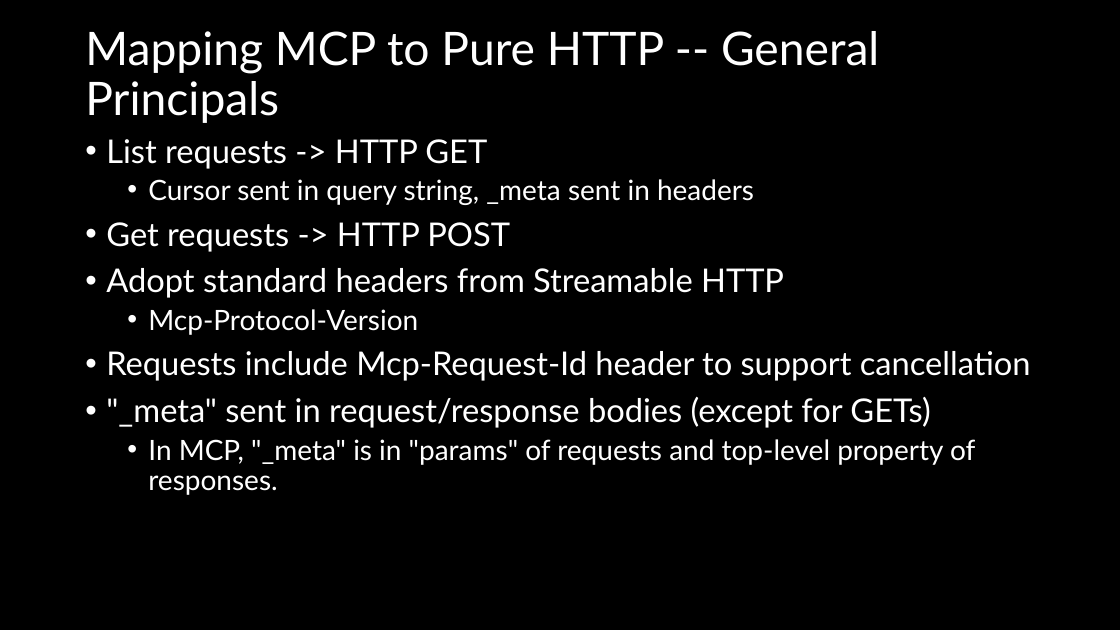
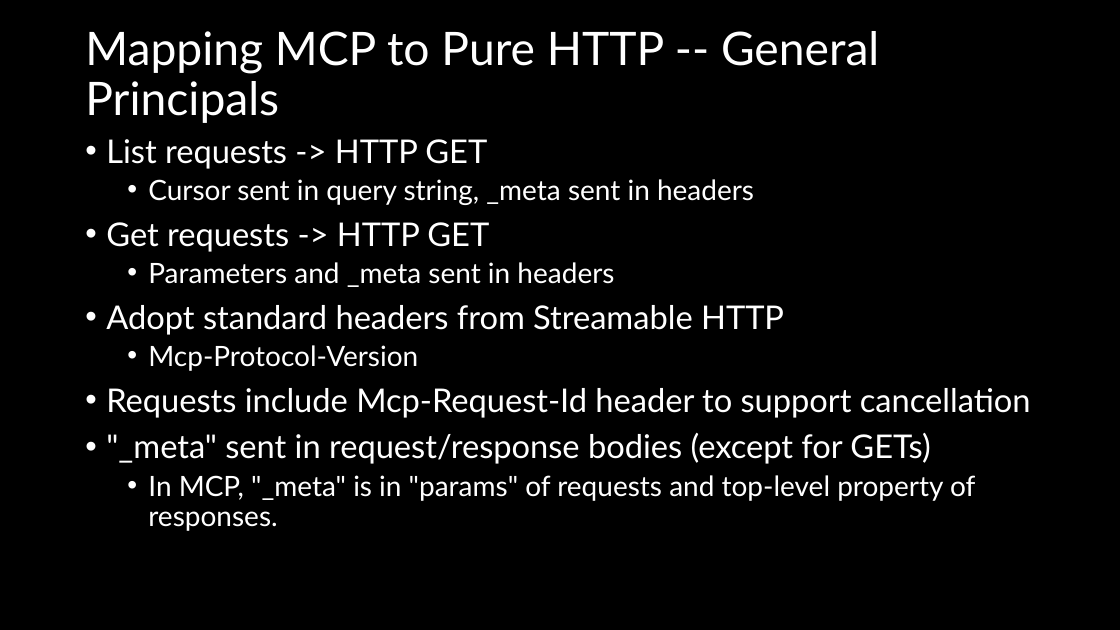
Before and after one commit to mikekistler/pure-http-transport, a slide deck: slide 3 of Pure-HTTP-Transport-for-MCP.pptx. Drawn at 1120x630 pixels with LibreOffice and Linux fonts; fonts in the diff are those of the drawing. Boxes give left, top, right and bottom in pixels: in the first picture for what was removed or moved away, otherwise in the second. Text is boxed around its words. In the diff, an @@ line names an element or a change of style, - is before the commit and + after.

```diff
--- a/Pure-HTTP-Transport-for-MCP.pptx
+++ b/Pure-HTTP-Transport-for-MCP.pptx
@@ text at [106,222,614,287]: text changed; size 28 to 24 pt @@
-• Get requests -> HTTP POST
+• Get requests -> HTTP GET
+  • Parameters and _meta sent in headers
```
Also in this commit, not shown: 1 other slide changed, 3 other files.
